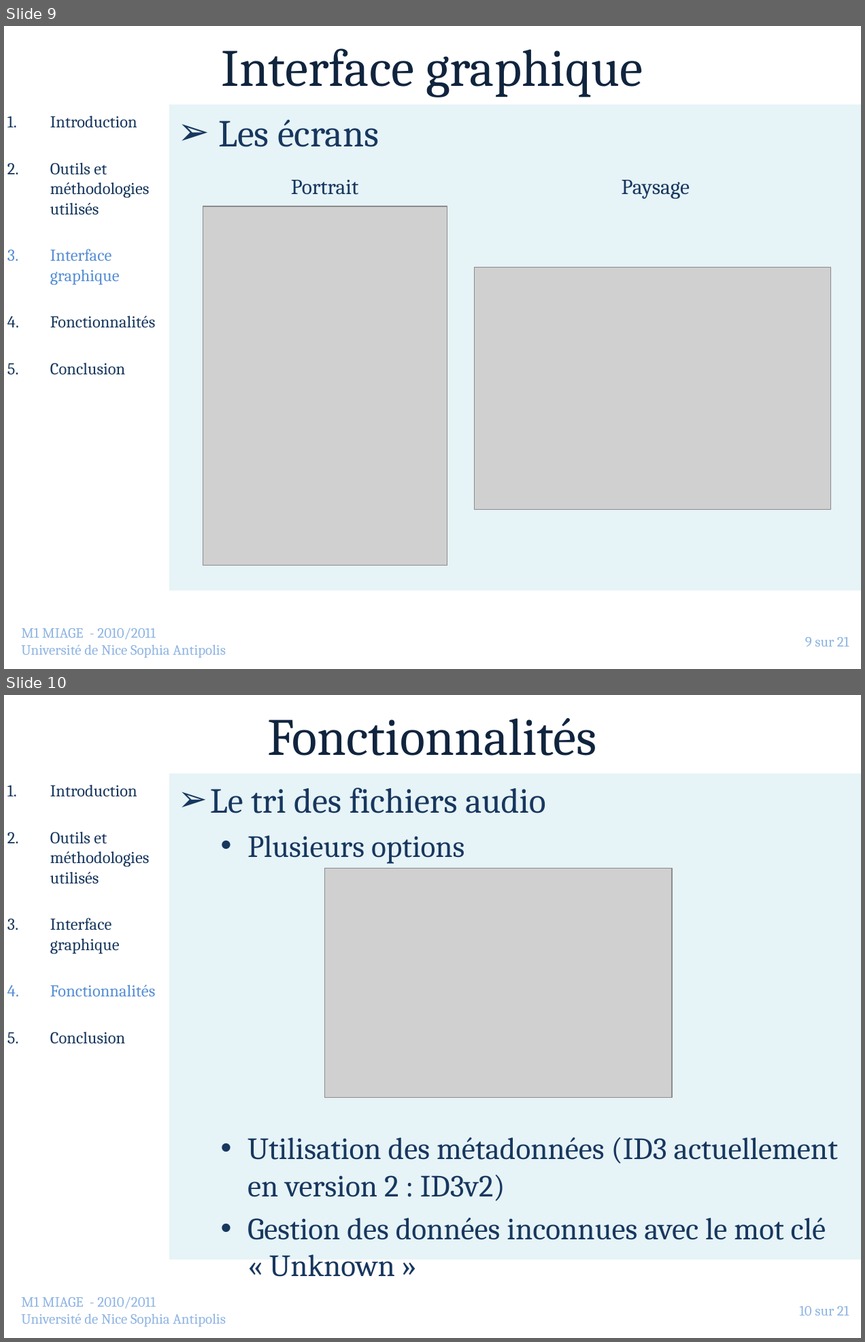
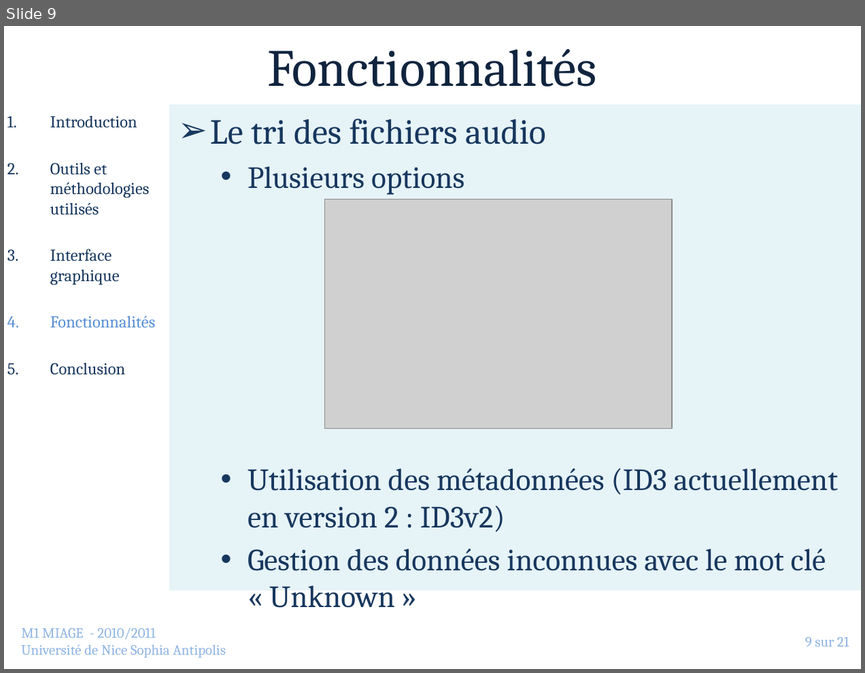
Before and after one commit to jlespagnard/android-advanced-player, a slide deck: AAP/docs/Presentation.pptx. Shown one above the other, each under a label of ours: slides 9 and 10 before the commit, slide 9 after it. The pictures are 865x1342 and 865x673 pixels, drawn with LibreOffice and Linux fonts; fonts in the diff are those of the drawing; grey boxes stand for pictures; background and template pictures are left out. Boxes give left, top, right and bottom in pixels: in the first picture for what was removed or moved away, otherwise in the second. Text is boxed around its words. In the diff, an @@ line names an element or a change of style, - is before the commit and + after.

Commit message:
modification partie interface power point

```diff
--- a/AAP/docs/Presentation.pptx
+++ b/AAP/docs/Presentation.pptx
@@ slide 9 removed at (x1=4, y1=26, x2=861, y2=669), background picture (left out) @@
@@ title removed at (x1=222, y1=48, x2=643, y2=97) @@
-Interface graphique
@@ text removed at (x1=169, y1=105, x2=861, y2=590) @@
-➢ Les écrans
@@ text removed at (x1=50, y1=116, x2=155, y2=374) @@
-1. Introduction
-2. Outils et méthodologies utilisés
-3. Interface graphique
-4. Fonctionnalités
-5. Conclusion
@@ table removed at (x1=183, y1=171, x2=844, y2=206), 1 rows, 2 columns @@
-Portrait | Paysage
@@ picture removed at (x1=203, y1=206, x2=447, y2=565) @@
@@ picture removed at (x1=475, y1=267, x2=831, y2=509) @@
@@ text removed at (x1=21, y1=628, x2=226, y2=658) @@
-M1 MIAGE - 2010/2011
-Université de Nice Sophia Antipolis
@@ page number removed at (x1=805, y1=637, x2=849, y2=646) @@
-9 sur 21
@@ what was slide 10 is now slide 9 @@
@@ page number at (x1=805, y1=637, x2=849, y2=646): text changed @@
-10 sur 21
+9 sur 21
```
Also in this commit, not shown: 3 slides changed, 10 other files.
